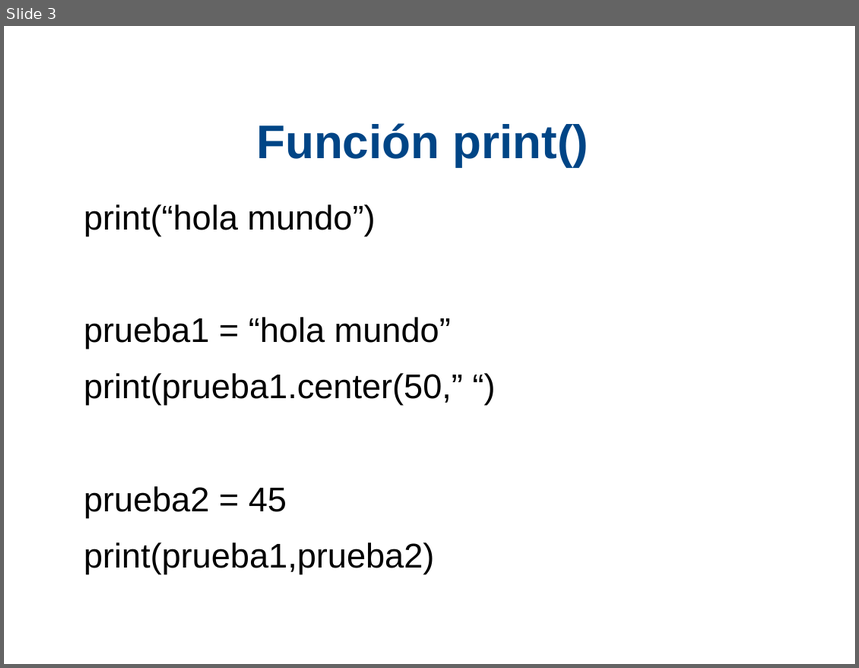
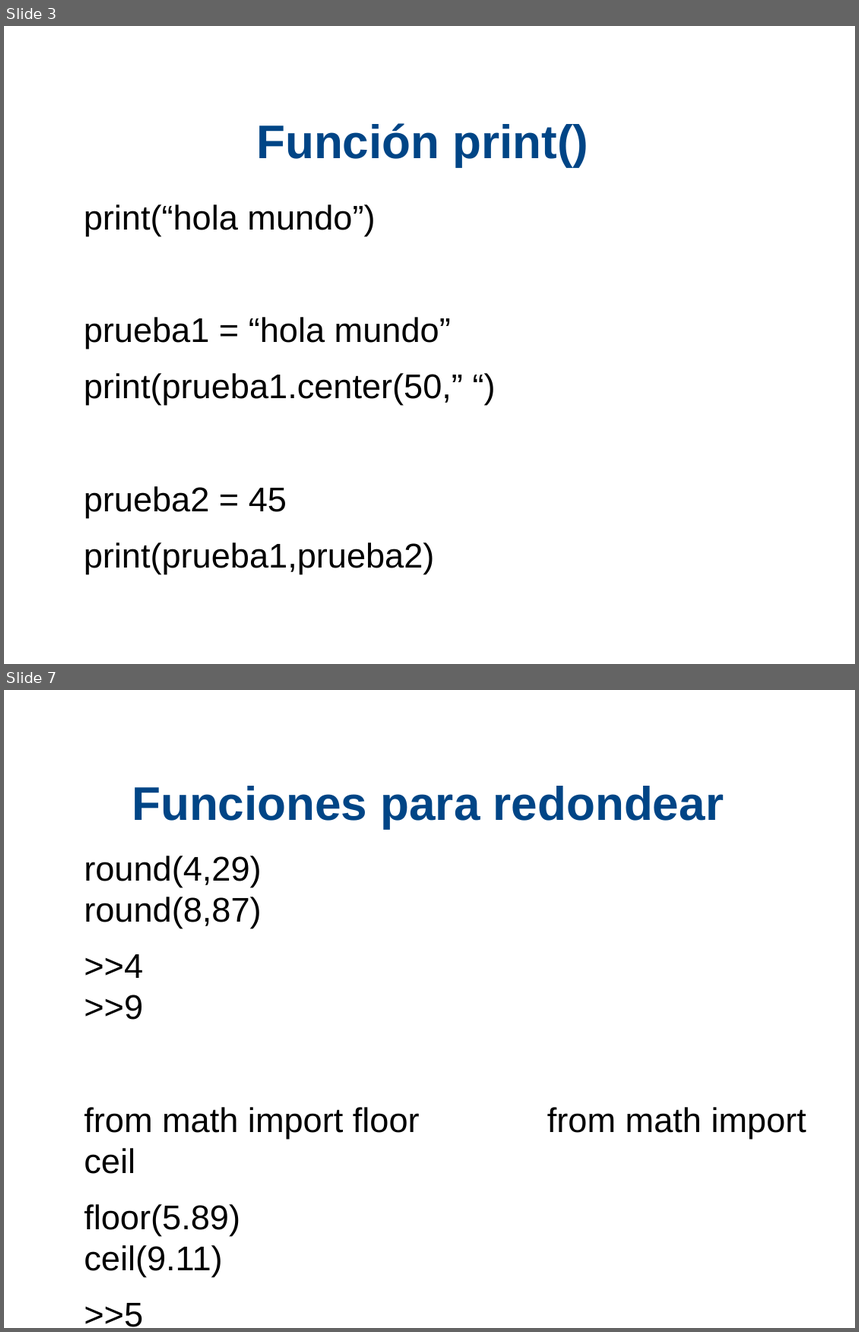
Before and after one commit to xDavidPM/Taller-Python, a slide deck: Python diapositiva.odp. Shown one above the other, each under a label of ours: slide 3 before the commit, slides 3 and 7 after it; the slides between them are not shown. The pictures are 859x668 and 859x1332 pixels, drawn with LibreOffice and Linux fonts; fonts in the diff are those of the drawing; background and template pictures are left out. Boxes give left, top, right and bottom in pixels: in the first picture for what was removed or moved away, otherwise in the second. Text is boxed around its words. In the diff, an @@ line names an element or a change of style, - is before the commit and + after.

```diff
--- a/Python diapositiva.odp
+++ b/Python diapositiva.odp
@@ slide 7 added at [4, 690, 855, 1328], background #FFFFFF @@
@@ title added at [132, 786, 724, 828], 44 pt, text #004586, bold @@
+Funciones para redondear
@@ text added at [84, 856, 420, 1328], 32 pt, text #000000 @@
+round(4,29) round(8,87)
+>>4 >>9
+from math import floor from math import ceil
+floor(5.89) ceil(9.11)
+>>5 >>10
```
Also in this commit, not shown: 2 slides changed, 4 other slides added, 1 other file.
